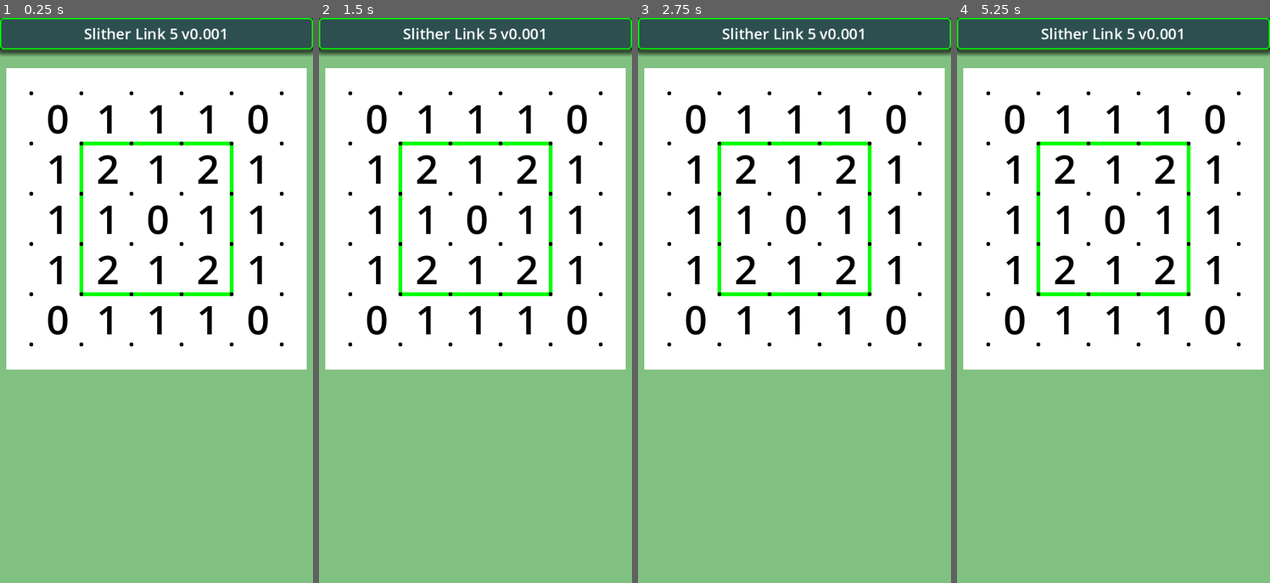
Above: before the commit, frames 1-4 (left to right).
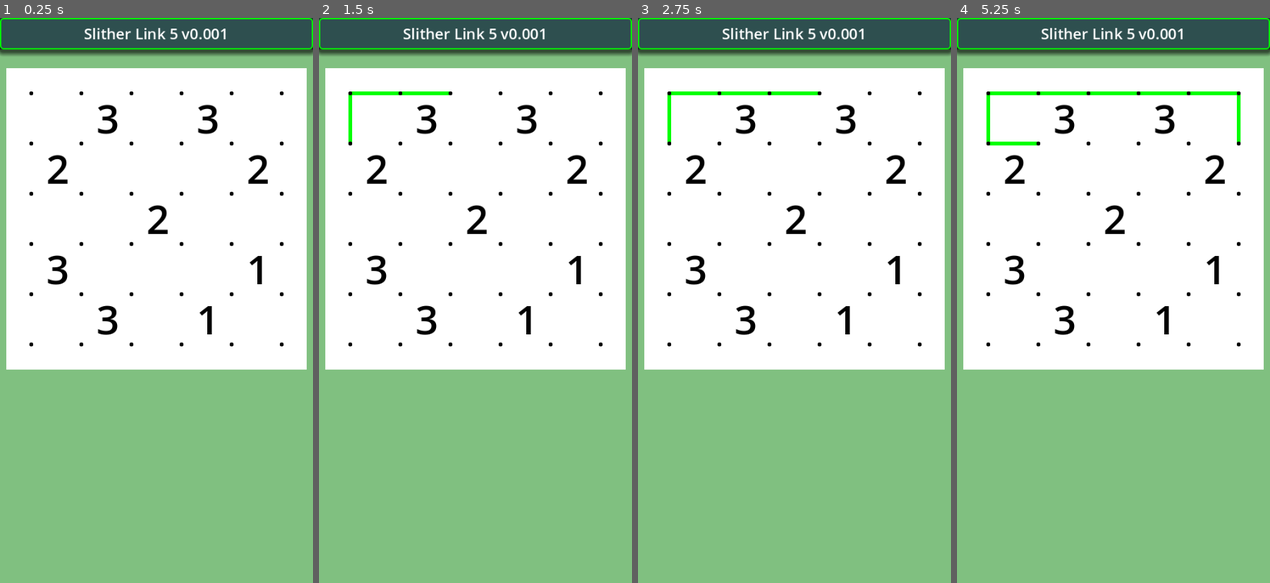
Above: after the commit, the same moments.

Repository: vivisuke/SlitherLink5
Game: Godot game, scene res://main.tscn
The game is run twice, just before and just after one commit, with the same random seed, the same clock (stepped at 60 frames per second) and the same inputs.
Inputs (mouse positions are in pixels of both pictures, inside the frame that each line leads up to):
- Up to frame 1 (0.25 s): no input
- Up to frame 2 (1.5 s): tap Enter at 0.5 s; move the mouse to (544, 272) at 0.52 s; click (544, 272) at 0.67 s; tap Space at 1.25 s; move the mouse to (412, 328) at 1.27 s; click (412, 328) at 1.42 s
- Up to frame 3 (2.75 s): tap Enter at 2 s; move the mouse to (825, 176) at 2.02 s; click (825, 176) at 2.17 s
- Up to frame 4 (5.25 s): tap Space at 2.75, 4.25 s; move the mouse to (1097, 413) at 2.77 s; click (1097, 413) at 2.92 s; tap Enter at 3.5 s; move the mouse to (1207, 385) at 3.52 s; click (1207, 385) at 3.67 s; move the mouse to (1019, 215) at 4.27 s; click (1019, 215) at 4.42 s; move the mouse to (1129, 300) at 5.02 s; click (1129, 300) at 5.17 s

The runs differ from the first frame. In frame 1, 4.9% of the frame differs, in the area x 15-86%, y 15-57%; in frame 2, 5.3%; in frame 3, 5.4%; in frame 4, 5.8%, in the area x 9-91%, y 13-57%.

Commit message:
0017 ◎ C 02/21 02/21 0.001│ToDo│連結線移動処理：linkRt[], linkDn[] を参照

Diff:
--- a/SlitherLink5/classes/Board5x5.gd
+++ b/SlitherLink5/classes/Board5x5.gd
@@ -28,8 +28,9 @@
 	return x + y * N_HORZ
 func xyToLinkIX(x, y):		# x, y -> links インデックス、x: [0, N_HORZ]、y: [0, N_VERT]
 	return x + (y + 1) * LINK_ARY_WIDTH
-func is_line(ix) -> bool:
-	return links[ix] > 0
+func is_on_line(ix) -> bool:
+	return linkRt[ix] != 0 || linkDn[ix] != 0 || linkRt[ix-1] != 0 || linkDn[ix-LINK_ARY_WIDTH] != 0
+	#return links[ix] > 0
 func _init():
 	clue_num.resize(N_CELLS)
 	clue_num.fill(ANY)
@@ -55,18 +56,6 @@
 	linkRt[xyToLinkIX(1, 4)] = 1
 	linkRt[xyToLinkIX(2, 4)] = 1
 	linkRt[xyToLinkIX(3, 4)] = 1
-	#links[xyToLinkIX(1, 1)] = LINK_RIGHT | LINK_DOWN
-	#links[xyToLinkIX(2, 1)] = LINK_LEFT | LINK_RIGHT
-	#links[xyToLinkIX(3, 1)] = LINK_LEFT | LINK_RIGHT
-	#links[xyToLinkIX(4, 1)] = LINK_LEFT | LINK_DOWN
-	#links[xyToLinkIX(1, 2)] = LINK_UP | LINK_DOWN
-	#links[xyToLinkIX(4, 2)] = LINK_UP | LINK_DOWN
-	#links[xyToLinkIX(1, 3)] = LINK_UP | LINK_DOWN
-	#links[xyToLinkIX(4, 3)] = LINK_UP | LINK_DOWN
-	#links[xyToLinkIX(1, 4)] = LINK_RIGHT | LINK_UP
-	#links[xyToLinkIX(2, 4)] = LINK_LEFT | LINK_RIGHT
-	#links[xyToLinkIX(3, 4)] = LINK_LEFT | LINK_RIGHT
-	#links[xyToLinkIX(4, 4)] = LINK_LEFT | LINK_UP
 func set_clue_num(lst):
 	for i in range(N_CELLS):
 		clue_num[i] = lst[i]
@@ -95,51 +84,49 @@
 			#if (links[k+LINK_ARY_WIDTH] & LINK_RIGHT) != 0:
 			#	clue_num[ix] += 1
 			ix += 1
+# ２セル縦方向ラインを左に１セルずらす
+# 前提：links[ix] は空欄
+func move_line2_left(ix) -> bool:
+	if is_on_line(ix+LINK_ARY_WIDTH) || !is_on_line(ix+1) || !is_on_line(ix+LINK_ARY_WIDTH+1):
+		return false
+	if linkDn[ix+1] == 0: return false		# 線分が連続していない場合
+	linkDn[ix] = 1
+	linkRt[ix] = 1
+	linkRt[ix+LINK_ARY_WIDTH] = 1
+	linkDn[ix+1] = 0
+	return true
 # ２セル縦方向ラインを右に１セルずらす
 # 前提：links[ix] は空欄
 func move_line2_right(ix) -> bool:
-	#print("ix = ", ix)
-	#print(links[ix+LINK_ARY_WIDTH], " ", links[ix-1], " ", links[ix+LINK_ARY_WIDTH-1])
-	if links[ix+LINK_ARY_WIDTH] != LINK_EMPTY || !is_line(ix-1) || !is_line(ix+LINK_ARY_WIDTH-1):
+	if is_on_line(ix+LINK_ARY_WIDTH) || !is_on_line(ix-1) || !is_on_line(ix+LINK_ARY_WIDTH-1):
 		return false
-	if (links[ix-1] & LINK_DOWN) == 0: return false		# 線分が連続していない場合
-	links[ix] = LINK_LEFT | LINK_DOWN
-	links[ix+LINK_ARY_WIDTH] = LINK_LEFT | LINK_UP
-	links[ix-1] ^= LINK_RIGHT | LINK_DOWN
-	links[ix+LINK_ARY_WIDTH-1] ^= LINK_RIGHT | LINK_UP
-	return true
-# ２セル縦方向ラインを左に１セルずらす
-# 前提：links[ix] は空欄
-func move_line2_left(ix) -> bool:
-	if links[ix+LINK_ARY_WIDTH] != LINK_EMPTY || !is_line(ix+1) || !is_line(ix+LINK_ARY_WIDTH+1):
-		return false
-	if (links[ix+1] & LINK_DOWN) == 0: return false		# 線分が連続していない場合
-	links[ix] = LINK_RIGHT | LINK_DOWN
-	links[ix+LINK_ARY_WIDTH] = LINK_RIGHT | LINK_UP
-	links[ix+1] ^= LINK_LEFT | LINK_DOWN
-	links[ix+LINK_ARY_WIDTH+1] ^= LINK_LEFT | LINK_UP
+	if linkDn[ix-1] == 0: return false		# 線分が連続していない場合
+	linkDn[ix] = 1
+	linkRt[ix-1] = 1
+	linkDn[ix-1] = 0
+	linkRt[ix+LINK_ARY_WIDTH-1] = 1
 	return true
 # ２セル縦方向ラインを上に１セルずらす
 # 前提：links[ix] は空欄
 func move_line2_up(ix) -> bool:
-	if links[ix+1] != LINK_EMPTY || !is_line(ix+LINK_ARY_WIDTH) || !is_line(ix+LINK_ARY_WIDTH+1):
+	if is_on_line(ix+1) || !is_on_line(ix+LINK_ARY_WIDTH) || !is_on_line(ix+LINK_ARY_WIDTH+1):
 		return false
-	if (links[ix+LINK_ARY_WIDTH] & LINK_RIGHT) == 0: return false		# 線分が連続していない場合
-	links[ix] = LINK_RIGHT | LINK_DOWN
-	links[ix+1] = LINK_LEFT | LINK_DOWN
-	links[ix+LINK_ARY_WIDTH] ^= LINK_RIGHT | LINK_UP
-	links[ix+LINK_ARY_WIDTH+1] ^= LINK_LEFT | LINK_UP
+	if linkRt[ix+LINK_ARY_WIDTH] == 0: return false		# 線分が連続していない場合
+	linkRt[ix] = 1
+	linkDn[ix] = 1
+	linkDn[ix+1] = 1
+	linkRt[ix+LINK_ARY_WIDTH] = 0
 	return true
 # ２セル縦方向ラインを下に１セルずらす
 # 前提：links[ix] は空欄
 func move_line2_down(ix) -> bool:
-	if links[ix+1] != LINK_EMPTY || !is_line(ix-LINK_ARY_WIDTH) || !is_line(ix-LINK_ARY_WIDTH+1):
+	if is_on_line(ix+1) || !is_on_line(ix-LINK_ARY_WIDTH) || !is_on_line(ix-LINK_ARY_WIDTH+1):
 		return false
-	if (links[ix-LINK_ARY_WIDTH] & LINK_RIGHT) == 0: return false		# 線分が連続していない場合
-	links[ix] = LINK_RIGHT | LINK_UP
-	links[ix+1] = LINK_LEFT | LINK_UP
-	links[ix-LINK_ARY_WIDTH] ^= LINK_RIGHT | LINK_DOWN
-	links[ix-LINK_ARY_WIDTH+1] ^= LINK_LEFT | LINK_DOWN
+	if linkRt[ix-LINK_ARY_WIDTH] == 0: return false		# 線分が連続していない場合
+	linkRt[ix] = 1
+	linkRt[ix-LINK_ARY_WIDTH] = 0
+	linkDn[ix-LINK_ARY_WIDTH] = 1
+	linkDn[ix-LINK_ARY_WIDTH+1] = 1
 	return true
 func move_line(ix) -> bool:
 	dir_order.shuffle()
@@ -181,6 +168,21 @@
 				else: links[k] = LINK_LEFT
 
 	pass
+func solve_SBS(x: int, y: int):
+	var k = xyToLinkIX(x, y)
+	var up: bool = y != 0 && linkDn[k-LINK_ARY_WIDTH] != 0
+	var lt: bool = x != 0 && linkRt[k-1] != 0
+	if up && lt:
+		pass
+	elif up || lt:
+		if x < N_HORZ:
+			linkRt[k] = 1
+		else:
+			linkDn[k] = 1
+		pass
+	else:
+		linkRt[k] = 1
+		linkDn[k] = 1
 func _ready():
 	pass
 func _process(delta):
--- a/SlitherLink5/scripts/Grid.gd
+++ b/SlitherLink5/scripts/Grid.gd
@@ -32,7 +32,7 @@
 				var px = x * CELL_WIDTH
 				var ix = xyToLinkIX(x, y)
 				if linkRt[ix] != 0 || linkDn[ix] != 0:
-					draw_circle(Vector2(px, py), R, LINK_COL)
+					#draw_circle(Vector2(px, py), R, LINK_COL)
 					if linkRt[ix] != 0:
 						draw_line(Vector2(px, py), Vector2(px+CELL_WIDTH, py) , LINK_COL, R*2)
 					if linkDn[ix] != 0:
--- a/SlitherLink5/scripts/main.gd
+++ b/SlitherLink5/scripts/main.gd
@@ -15,6 +15,8 @@
 			]
 
 var bd
+var sx = 0
+var sy = 0
 var num_labels = []			# 線分数表示用ラベル
 
 var CBoard5x5 = preload("res://classes/Board5x5.gd")
@@ -23,10 +25,14 @@
 	return x + (y + 1) * LINK_ARY_WIDTH
 func _ready():
 	bd = CBoard5x5.new()
-	bd.make_loop()
+	#bd.make_loop()
+	#bd.move_line2_left(xyToLinkIX(0, 1))
+	#bd.move_line2_right(xyToLinkIX(5, 2))
+	#bd.move_line2_up(xyToLinkIX(0, 0))
+	#bd.move_line2_down(xyToLinkIX(2, 2))
 	#bd.make_loop_random()
-	bd.links_to_nums()
-	#bd.set_clue_num(q1)
+	#bd.links_to_nums()
+	bd.set_clue_num(q1)
 	init_labels()
 	update_num_labels()
 	$Board/Grid.linkRt = bd.linkRt
@@ -54,5 +60,14 @@
 		else:
 			num_labels[ix].text = "%d" % bd.clue_num[ix]
 		pass
+func _input(event):
+	if event is InputEventMouseButton && event.is_pressed():
+		bd.solve_SBS(sx, sy)
+		$Board/Grid.queue_redraw()
+		sx += 1
+		if sx > N_HORZ:
+			sy += 1
+			sx = 0
+	pass
 func _process(delta):
 	pass
Not shown, changed: SlitherLink5.spr
